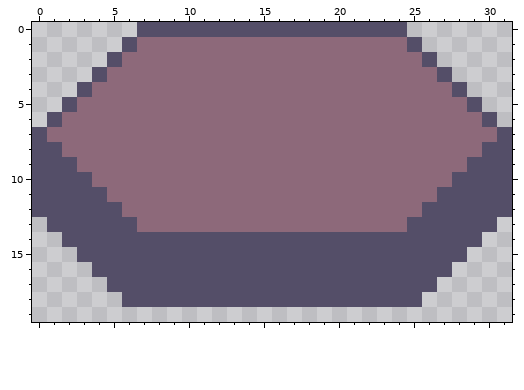
Pixel-art file, stored at src/Art/coloured-hex.aseprite. The picture above is the old version.
32x20 pixels, 1 frame.
New version:
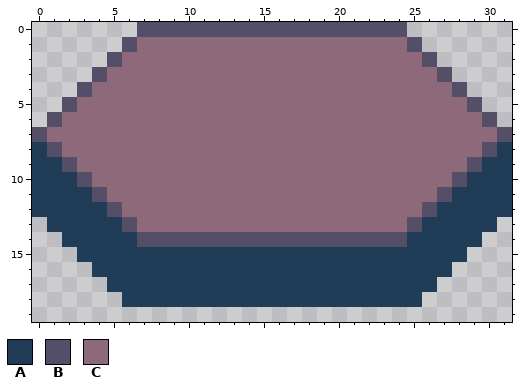
Palette (. is transparent): A #203c56  B #544e68  C #8d697a
Edits made:
Layer "Group 1/depth":
y 8: x 0 B -> A; x 31 B -> A
y 9: x 0..1 BB -> AA; x 30..31 BB -> AA
y 10: x 0..2 BBB -> AAA; x 29..31 BBB -> AAA
y 11: x 0..3 BBBB -> AAAA; x 28..31 BBBB -> AAAA
y 12: x 0..4 BBBBB -> AAAAA; x 27..31 BBBBB -> AAAAA
y 13: x 1..5 BBBBB -> AAAAA; x 26..30 BBBBB -> AAAAA
y 14: x 2..6 BBBBB -> AAAAA; x 25..29 BBBBB -> AAAAA
y 15: x 3..28 BBBBBBBBBBBBBBBBBBBBBBBBBB -> AAAAAAAAAAAAAAAAAAAAAAAAAA
y 16: x 4..27 BBBBBBBBBBBBBBBBBBBBBBBB -> AAAAAAAAAAAAAAAAAAAAAAAA
y 17: x 5..26 BBBBBBBBBBBBBBBBBBBBBB -> AAAAAAAAAAAAAAAAAAAAAA
y 18: x 6..25 BBBBBBBBBBBBBBBBBBBB -> AAAAAAAAAAAAAAAAAAAA
Changed places in both pictures, as pixel boxes (x1, y1, x2, y2):
changed: (32, 142, 512, 307)
